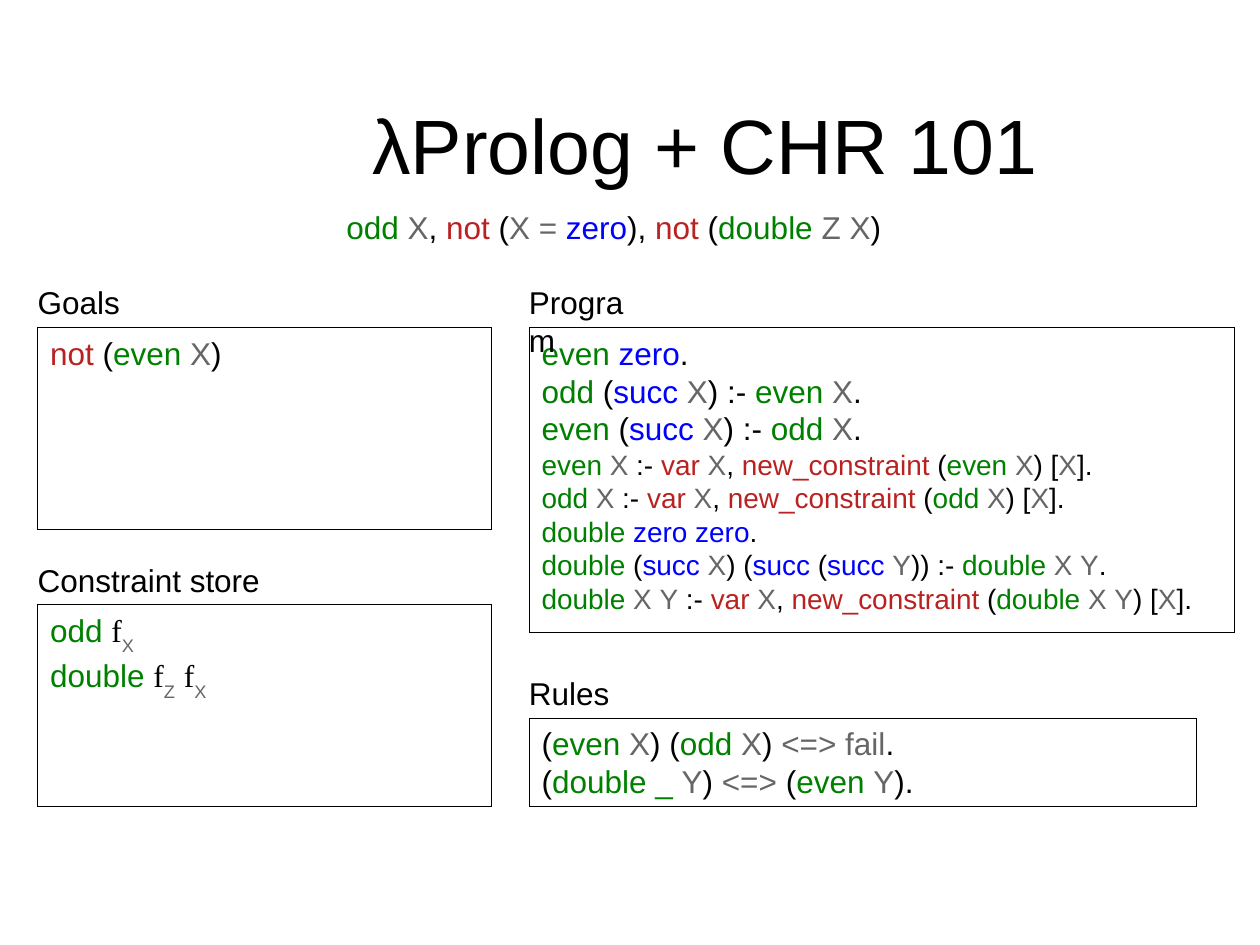
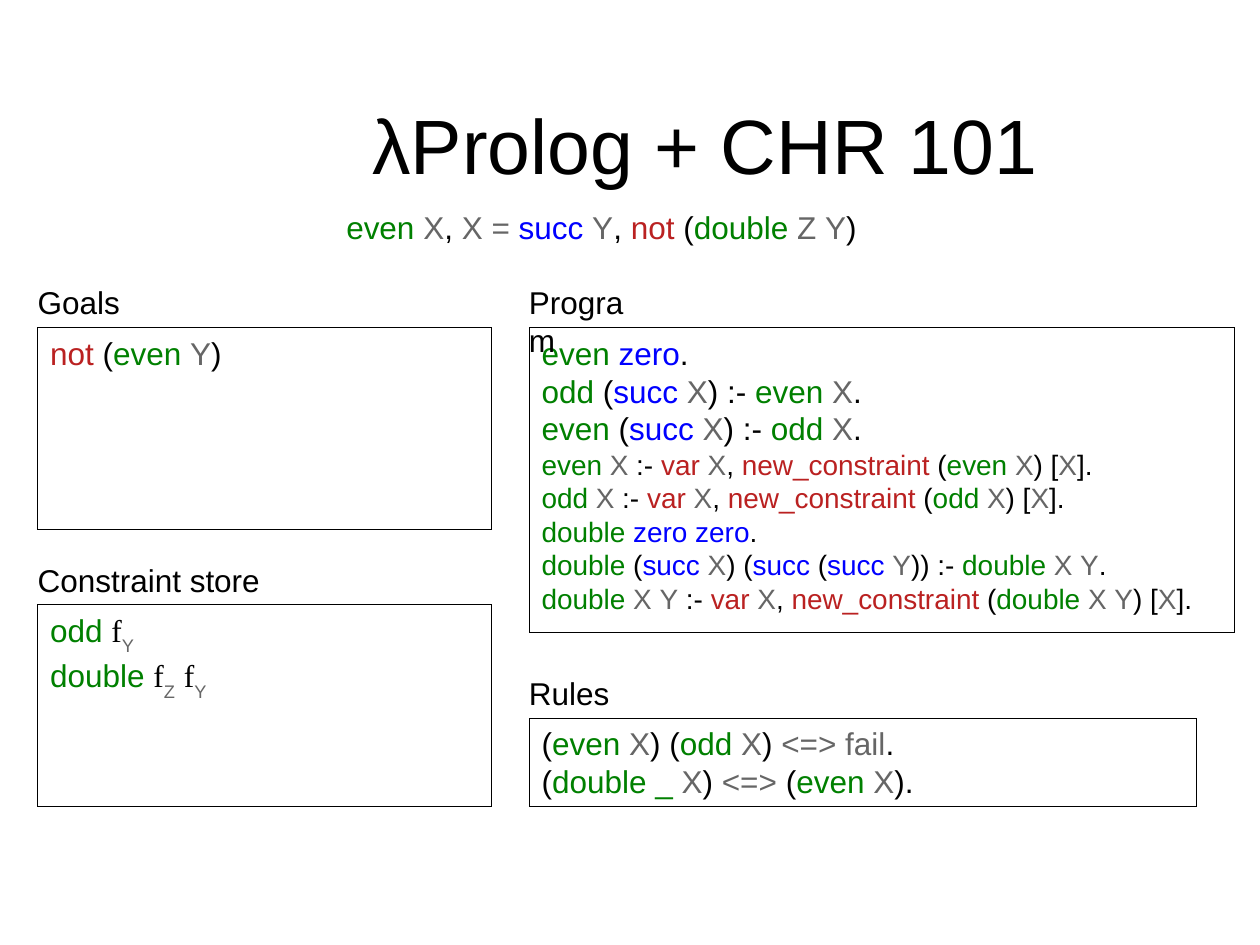
Before and after one commit to gares/mlws18, a slide deck: slide 25 of slides.odp. Drawn at 1260x945 pixels with LibreOffice and Linux fonts; fonts in the diff are those of the drawing; background and template pictures are left out. Boxes give left, top, right and bottom in pixels: in the first picture for what was removed or moved away, otherwise in the second. Text is boxed around its words. In the diff, an @@ line names an element or a change of style, - is before the commit and + after.

```diff
--- a/slides.odp
+++ b/slides.odp
@@ text at [346, 216, 857, 245]: text changed @@
-odd X, not (X = zero), not (double Z X)
+even X, X = succ Y, not (double Z Y)
@@ text in rectangle at [50, 342, 222, 371]: text changed @@
-not (even X)
+not (even Y)
@@ text in rectangle at [50, 619, 145, 688]: text changed @@
-odd fX
-double fZ fX
+odd fY
+double fZ fY
@@ text in rectangle at [542, 770, 913, 799]: text changed @@
-(double _ Y) <=> (even Y).
+(double _ X) <=> (even X).
```
Also in this commit, not shown: 13 other slides changed, 1 slide added, 1 slide removed.
